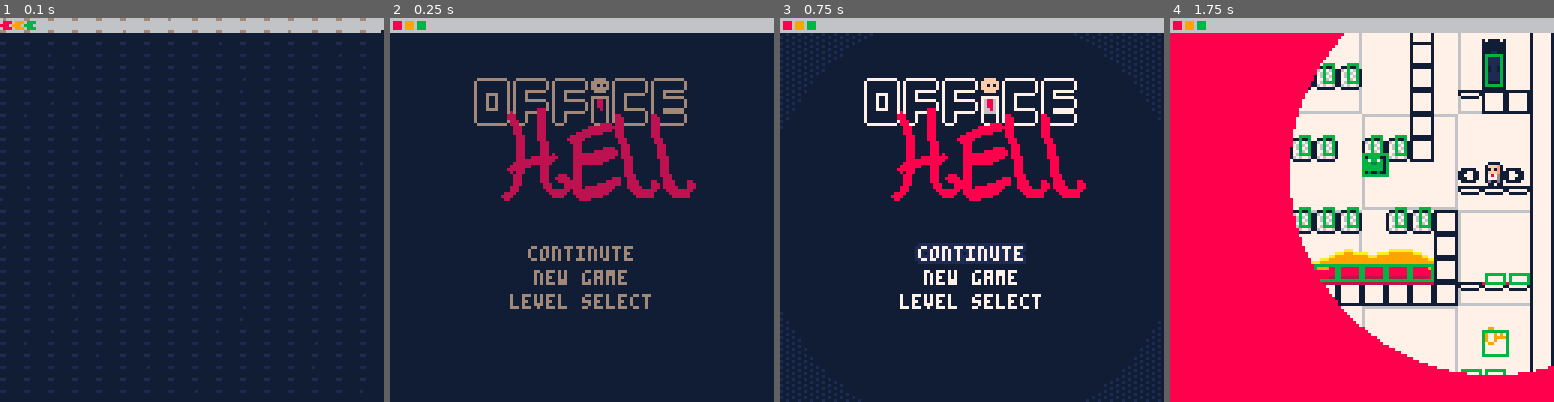
Above: before the commit, frames 1-4 (left to right).
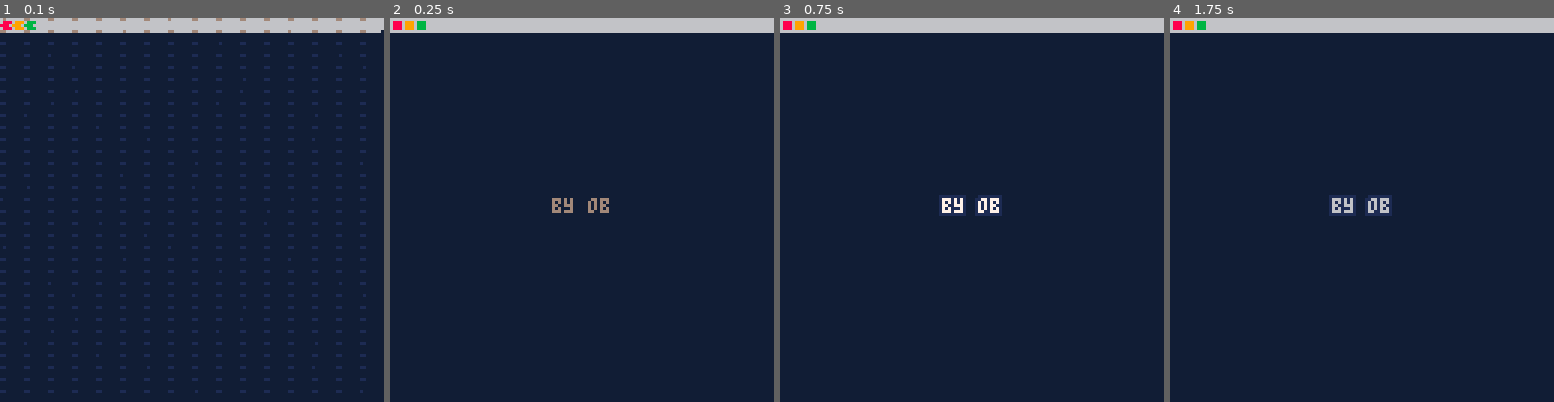
Above: after the commit, the same moments.

Repository: OllieBlomfield/office_game
Game: PICO-8 cartridge rr.p8
The game is run twice, just before and just after one commit, with the same random seed, the same clock (stepped at 60 frames per second) and the same inputs.
Inputs:
- Up to frame 1 (0.1 s): no input
- Up to frame 2 (0.25 s): no input
- Up to frame 3 (0.75 s): tap X (X key) at 0.33 s; tap O (Z key) at 0.7 s
- Up to frame 4 (1.75 s): tap X (X key) at 1.07 s; hold Right from 1.6 s (still down); tap O (Z key) at 1.7 s

Frame 1 is identical in both runs. In frame 2, 8.0% of the frame differs, in the area x 21-80%, y 15-76%; in frame 3, 12%; in frame 4, 89%, in the area x 0-100%, y 3-100%.

Commit message:
finished up levels and added save/load feature

Diff:
--- a/rr.p8
+++ b/rr.p8
@@ -9,6 +9,7 @@
 #include scripts/maths_methods.lua
 #include scripts/level_transition.lua
 #include scripts/intro_cutscene.lua
+#include scripts/save_manager.lua
 #include scripts/level_select.lua
 #include scripts/objects/object.lua
 #include scripts/objects/stop_sign.lua
@@ -28,21 +29,15 @@
 #include scripts/sound.lua
 #include scripts/draw_methods.lua
 
---16 levels. currently 11
---save and load
---level select
+--Big things
 --SOUND EFFECTS
 --MUSIC
 
 --small things:
 --slight tweaks to intro cutscene
+--game finish cutscene
 --background detail to levels.
---player collision being funky (MAYBE fixed???)
---make menu cooler (LERPING)
---level transition smoother (quick fade before level)
 --introduce lava earlier
---edit levels
-
 
 --extras:
 --collectible in each stage
@@ -320,11 +315,11 @@
 3500000000000000000000000000003535000000000000000000000000000035383131313131313131313131320000353500003a3031313200000000000000353500000000000000000300000000003535000000001400000014000000000035353a3a3a0303000000353031323a3a3535000035000000000000003431313131
 353a3a303131313132000000000000353500000000000000003831323a3a3a35350000000000000000000000003a3a353500000000000000000000000000003535000400000000000000000000000035350000000400000000000000000000353500000000000000003500000000003535171735000000000000000000000035
 35000000000000000000000000000035350000000500000000350000000000353500000000000000000000000000003535050505000000000000000000000035353a3a30313131320000000000000035353a3a3a3a30313131313131313131353500140000000000003500000000003531313133000014000014000000000035
-3500000000000000000000000000003535003031313132000035000000000c3535000000000000000000000000000035353031320000000000000000000000353500000000000000000000000000003535000000000000000000000000000035350000000004000000350000000505353500000000003c3c3c3c000000000035
-353131313131313131313200000000353500000000000000003500003031313335000000040000000000000012000035350000000005050505050505000000353500000014000000000000000000003535000000000000000000000000000035383131323a3a000000353a3a3031313535000000000000000000000000000035
-3500000000000000000000000000003535000000000000000035000000000035350000303132003031313131313200353500000000303131313131320000003535000000000004000000000000000035350000003700003700000000000000353500000000000000003500000000003535000000000000000000000000040035
-35000000000000000000000000000035350000000000000000350a0b00000035350000000000000000000000000000353500000000000000000000000000003534313131313131313900000000000035350000003500003500000000000000353500001100000000003505050000003535000000000000000000000030313133
-35000000000000000000000038313131350000000000000000343131323a3a35350000000000000000000000000000353500000000000000000000000505053535000000000000003431313200000035350000003431313300003700003700353500303132000000003431313200003535000000000000000000000000000035
+3500000000000000000000000000003535003031313132000035000000000c3535000000000000000000000000000035353031320000000000000000000000353500000000000000000000000000003535000000000000000000000000000035350000000004370000350000000505353500000000003c3c3c3c000000000035
+3531313131313131313132000000003535000000000000000035000030313133350000000400000000000000120000353500000000050505050505050000003535000000140000000000000000000035350000000000000000000000000000353831313a3a3a350000353a3a3031313535000000000000000000000000000035
+3500000000000000000000000000003535000000000000000035000000000035350000303132003031313131313200353500000000303131313131320000003535000000000004000000000000000035350000003700003700000000000000353500000000003500003500000000003535000000000000000000000000040035
+35000000000000000000000000000035350000000000000000350a0b00000035350000000000000000000000000000353500000000000000000000000000003534313131313131313900000000000035350000003500003500000000000000353500000011003500003505050000003535000000000000000000000030313133
+35000000000000000000000038313131350000000000000000343131323a3a35350000000000000000000000000000353500000000000000000000000505053535000000000000003431313200000035350000003431313300003700003700353500003031313300003431313200003535000000000000000000000000000035
 350000000000000000000000350000353500000000000000000000000000003534313131320000000000000000000035350000000000000000000000030303353500000000001400000000000000003535000000000000000000350000350035350000000000000000000000000000353500000000003c3c3c3c000000000035
 3500000000003700000000003500003535000c00050505050505050000000035350000050505050505050505000400353505050505050505050505050505053535000000000000000000000000000035350000000000000000003538393500353500000000000000000000000005053535000000000000000000000000000035
 3431313131313531313131313131313334313131313131313131313131313133343131313131313131313131313131333431313131313131313131313131313334313131313131313131313131313133343131313131313131313535353431333431313131313131313131313131313334313131313131313131313131313133
--- a/scripts/level.lua
+++ b/scripts/level.lua
@@ -18,15 +18,14 @@
 levels[5] = {{16,112}, {104,16}, "grab the key!",20}
 levels[6] = {{9,112}, {12,16}, "rebound",20}
 levels[7] = {{61,112}, {84,24}, "ghosts n' ghouls",20}
-levels[8] = {{16,112}, {110,24}, "fragile stuff",20}
+levels[8] = {{16,112}, {110,24}, "droptop",20}
 levels[9] = {{16,64}, {12,104}, "end of demo :)",20}
 levels[10] = {{104,104}, {12,8}, "hot stuff",20}
-levels[11] = {{16,112}, {108,8}, "test2",20}
-levels[12] = {{104,48}, {104,8}, "test",20} --at 3 possible stars for beating level in certain time
-levels[13] = {{17,8}, {12,104}, "test",20}
-levels[14] = {{16,112}, {108,8}, "test2",20}
-levels[15] = {{10,112}, {110,104}, "test",20}
-levels[16] = {{10,112}, {110,104}, "test",20}
+levels[11] = {{16,112}, {108,8}, "go go go!",20}
+levels[12] = {{104,48}, {104,8}, "key-loop",20} --at 3 possible stars for beating level in certain time
+levels[13] = {{14,104}, {108,8}, "keep jumping",20}
+levels[14] = {{16,112}, {108,8}, "double trouble",20}
+levels[15] = {{10,112}, {110,104}, "the finale",20}
 
 function reset_level() --fix mx and my
     level_state = 0 --0 intro, 1 playing, 2 clear
@@ -94,6 +93,10 @@
   level_anim_time = level_anim_start_time - t
   if level_anim_time < -2 then
     if level_cleared then
+      if lvl>max_level and lvl<=15 then
+        max_level=lvl
+      end
+      save_game(lvl)
       transition_init()
     else
       reset_level()
--- a/scripts/level_select.lua
+++ b/scripts/level_select.lua
@@ -2,8 +2,9 @@
     update = level_select_update
     draw = level_select_draw
     t=0
-    selected_level = 1
     level_positions = {}
+
+    level_select_state = 0 --0 transition in, 1 main, 2 trainsition out
     for y=0,2 do
         if y==1 then
             for x=4,0,-1 do
@@ -16,105 +17,49 @@
         end
     end
 
-    unlocked_levels = 15
+    unlocked_levels = max_level
+    selected_level = lvl
+    loc_x = level_positions[selected_level][1]
+    loc_y = level_positions[selected_level][2]
 
-    next_valid_direction, prev_valid_direction = calc_valid_direction(1)
+    next_valid_direction, prev_valid_direction = calc_valid_direction(selected_level)
 
 
+    moving = false
+    goal_x = 0
+    goal_y = 0
+    og_x = 0
+    og_y = 0
+    move_time = 0
 
-    loc_x = 0
-    loc_y = 0
+    level_select_transition_start = 0
+    level_select_transition_time = 0
 end
 
 function level_select_update()
     t+=1
-
-    if btnp(➡️) then
-        if next_valid_direction[1]==1 then
-            selected_level+=1
-            loc_x+=1
-            next_valid_direction, prev_valid_direction = calc_valid_direction(selected_level)
+    if level_select_state == 0 then
+        level_select_transition_time = t - level_select_transition_start
+        if level_select_transition_time > 60 then
+            level_select_state = 1
+        end
+    elseif level_select_state == 1 then
+        if not moving then
+            level_select_input()
         end
 
-        if prev_valid_direction[1]==1 then
-            selected_level-=1
-            loc_x+=1
-            next_valid_direction, prev_valid_direction = calc_valid_direction(selected_level)
+        if moving and t-move_time < 16 then
+            loc_x = lerp(og_x,goal_x,(t-move_time)/15)
+            loc_y = lerp(og_y,goal_y,(t-move_time)/15)
+        else
+            moving = false
+        end
+    else --when state is 2 (or more which it shouldnt be able to do!)
+        level_select_transition_time = level_select_transition_start - t
+        if level_select_transition_time < -2 then
+            level_init()
         end
     end
-
-    if btnp(⬅️) then
-        if next_valid_direction[1]==-1 then
-            selected_level+=1
-            loc_x-=1
-            next_valid_direction, prev_valid_direction = calc_valid_direction(selected_level)
-        end
-
-        if prev_valid_direction[1]==-1 then
-            selected_level-=1
-            loc_x-=1
-            next_valid_direction, prev_valid_direction = calc_valid_direction(selected_level)
-        end
-    end
-
-    if btnp(⬇️) then
-        if next_valid_direction[2]==1 then
-            selected_level+=1
-            loc_y+=1
-            next_valid_direction, prev_valid_direction = calc_valid_direction(selected_level)
-        end
-
-        if prev_valid_direction[2]==1 then
-            selected_level-=1
-            loc_y-=1
-            next_valid_direction, prev_valid_direction = calc_valid_direction(selected_level)
-        end
-    end
-
-    if btnp(⬆️) then
-        if next_valid_direction[2]==-1 then
-            selected_level+=1
-            loc_y-=1
-            next_valid_direction, prev_valid_direction = calc_valid_direction(selected_level)
-        end
-
-        if prev_valid_direction[2]==-1 then
-            selected_level-=1
-            loc_y-=1
-            next_valid_direction, prev_valid_direction = calc_valid_direction(selected_level)
-        end
-    end
-
-    if btnp(❎) then
-        lvl = selected_level
-        level_init()
-    end
-
-
-
-    -- if btnp(➡️) then
-    --     if selected_level+1 <= #level_positions and level_positions[selected_level][1]+1==level_positions[selected_level+1][1] then
-    --         selected_level+=1
-    --         loc_x+=1
-    --     end
-    -- end
-
-    -- if btnp(⬅️) then
-    --     if selected_level-1 >= 1 and level_positions[selected_level][1]-1==level_positions[selected_level-1][1] then
-    --         selected_level-=1
-    --         loc_x-=1
-    --     end
-    -- end
-
-    -- if btnp(⬇️) then
-    --     if selected_level+1 <= #level_positions and level_positions[selected_level][2]+1==level_positions[selected_level+1][2] then
-    --         selected_level+=1
-    --         loc_y+=1
-    --     end
-    -- end
-
-
-
 end
 
 function level_select_draw()
@@ -131,18 +76,13 @@
     center_print("level:"..selected_level,10,7,"\^o0ff")
     center_print(levels[selected_level][3],18,7,"\^o0ff")
 
-
-    -- print(selected_level,10,10,1)
-    -- print(next_valid_direction[1])
-    -- print(next_valid_direction[2])
-
-
-
-
-    -- for pos in all(level_positions) do
-    --     print("HI",12+pos[1]*24,30+pos[2]*32)
-    -- end
-
+    if level_select_state==0 or level_select_state==2 then
+      --fillp(░)
+      poke(0x5f34,0x2)
+      for i=1,5 do
+        circfill(16+loc_x*24,32*loc_y+37,i*0.08*level_select_transition_time*level_select_transition_time, ({8,11,12,10,1})[i] | 0x1800)
+      end
+    end
 end
 
 
@@ -159,4 +99,77 @@
     return {p2[1]-p1[1],p2[2]-p1[2]}
 end
 
+function move_on_board(x,y)
+    moving = true
+    og_x = loc_x
+    og_y = loc_y
+
+    goal_x,goal_y = x,y
+    move_time = t
+end
+
+function level_select_input()
+    if btnp(➡️) then
+        if next_valid_direction[1]==1 then
+            selected_level+=1
+            move_on_board(loc_x+1,loc_y)
+            next_valid_direction, prev_valid_direction = calc_valid_direction(selected_level)
+        end
+
+        if prev_valid_direction[1]==1 then
+            selected_level-=1
+            move_on_board(loc_x+1,loc_y)
+            next_valid_direction, prev_valid_direction = calc_valid_direction(selected_level)
+        end
+    end
+
+    if btnp(⬅️) then
+        if next_valid_direction[1]==-1 then
+            selected_level+=1
+            move_on_board(loc_x-1,loc_y)
+            next_valid_direction, prev_valid_direction = calc_valid_direction(selected_level)
+        end
+
+        if prev_valid_direction[1]==-1 then
+            selected_level-=1
+            move_on_board(loc_x-1,loc_y)
+            next_valid_direction, prev_valid_direction = calc_valid_direction(selected_level)
+        end
+    end
+
+    if btnp(⬇️) then
+        if next_valid_direction[2]==1 then
+            selected_level+=1
+            move_on_board(loc_x,loc_y+1)
+            next_valid_direction, prev_valid_direction = calc_valid_direction(selected_level)
+        end
+
+        if prev_valid_direction[2]==1 then
+            selected_level-=1
+            move_on_board(loc_x,loc_y+1)
+            next_valid_direction, prev_valid_direction = calc_valid_direction(selected_level)
+        end
+    end
+
+    if btnp(⬆️) then
+        if next_valid_direction[2]==-1 then
+            selected_level+=1
+            move_on_board(loc_x,loc_y-1)
+            next_valid_direction, prev_valid_direction = calc_valid_direction(selected_level)
+        end
+
+        if prev_valid_direction[2]==-1 then
+            selected_level-=1
+            move_on_board(loc_x,loc_y-1)
+            next_valid_direction, prev_valid_direction = calc_valid_direction(selected_level)
+        end
+    end
+
+    if btnp(❎) then
+        lvl = selected_level
+        level_select_transition_start = t + 40
+        level_select_state = 2
+    end
+end
+
 menuitem(3,"level select",level_select_init)
--- a/scripts/level_transition.lua
+++ b/scripts/level_transition.lua
@@ -17,16 +17,16 @@
     cls(1)
     --fillp(░)
     rrectfill(transition_anim_time-2,58,10,12,3,7 | 6)
-    if fast_enough then
-        local x = 56
-        local y = 90 + 3*sin(transition_anim_time/100)
-        rrectfill(x-1,y+2,18,9,1,0)
-        rrectfill(x,y+7,16,3,0,9)
-        spr(80,x,y,1,1,false)
-        spr(80,x+8,y,1,1,true)
-        --rectfill(x,y+7,x+7,y+10,9)
+    -- if fast_enough then
+    --     local x = 56
+    --     local y = 90 + 3*sin(transition_anim_time/100)
+    --     rrectfill(x-1,y+2,18,9,1,0)
+    --     rrectfill(x,y+7,16,3,0,9)
+    --     spr(80,x,y,1,1,false)
+    --     spr(80,x+8,y,1,1,true)
+    --     --rectfill(x,y+7,x+7,y+10,9)
 
-    end
+    -- end
     --fillp()
     play_sfx(0,15)
     spr(({33,34,35,34})[1+(transition_anim_time%60\15)],transition_anim_time,60)
--- a/scripts/main.lua
+++ b/scripts/main.lua
@@ -1,6 +1,13 @@
 function _init()
+  cartdata("office_hell_ob")
   t=0
-  lvl = 12
+  max_level = 1
+  lvl = 1
+  new_game = true
+  if dget(0)!=0 then
+    load_game()
+  end
+
   sfx_time = 0
   level_timer = 0
   debug_menu=false
--- a/scripts/main_menu.lua
+++ b/scripts/main_menu.lua
@@ -1,5 +1,6 @@
 function new_game()
     lvl = 1
+    max_level = 1
     new_game = true
     out_func = intro_init
     menu_state = 3
@@ -7,7 +8,7 @@
 end
 
 function level_select()
-    menu_state = 3
+    menu_state = 2
     out_func = level_select_init
 end
 
@@ -27,12 +28,12 @@
     out_func = level_init
     current_selection = 1
     logo_offset_y = 0
-    new_game = false
+    --new_game = true
 
     if new_game then
         options = {def_options[2]}
     end
-    menu_state = 1 --0 credits, 1 logo, 2 logo move transition, 3 fade out transition
+    menu_state = 0 --0 credits, 1 logo, 2 logo move transition, 3 fade out transition
     menu_credit_fade_state = 0 --0 fade_in, 1 fade out
 
     --intro_transition vars
@@ -58,7 +59,7 @@
 
         if btnp(3) then current_selection = min(current_selection+1,#options) end
 
-        if btnp(2) then current_selection = max(0,current_selection-1) end
+        if btnp(2) then current_selection = max(1,current_selection-1) end
 
         if btnp(5) and fade_in==0 then options[current_selection][2]() end
     elseif menu_state==2 then
@@ -88,6 +89,7 @@
         for i=1,#options do
             center_print(options[i][1],68+i*8,7,current_selection==i and "\^o0ff" or "")
         end
+        print("\^o0ff❎",-10+(128 - #options[current_selection][1]*4) / 2,68+current_selection*8,7)
         --center_print("x to "..(new_game and "start" or "continue"), 80, 7,"\^o0ff")
         draw_logo()
         circfill(63,63,intro_circle_size,1 | 0x1800)
--- /dev/null
+++ b/scripts/save_manager.lua
@@ -0,0 +1,20 @@
+function save_game(n)
+    dset(0,1)
+    dset(1,n)
+    dset(2,max_level)
+end
+
+function load_game()
+    max_level = min(dget(2),15)
+    lvl = min(dget(1),15)
+    --lvl = 7
+    new_game = false
+end
+
+function reset_game_save()
+    dset(0,0)
+end
+
+--0 new game? (0 for new game, otherwise not)
+--1 current level
+--2 max level achieved
Not shown, changed: 30 lines of the sprite sheet (__gfx__) section of rr.p8
Not shown, added: sfxpack-0.p8.png
